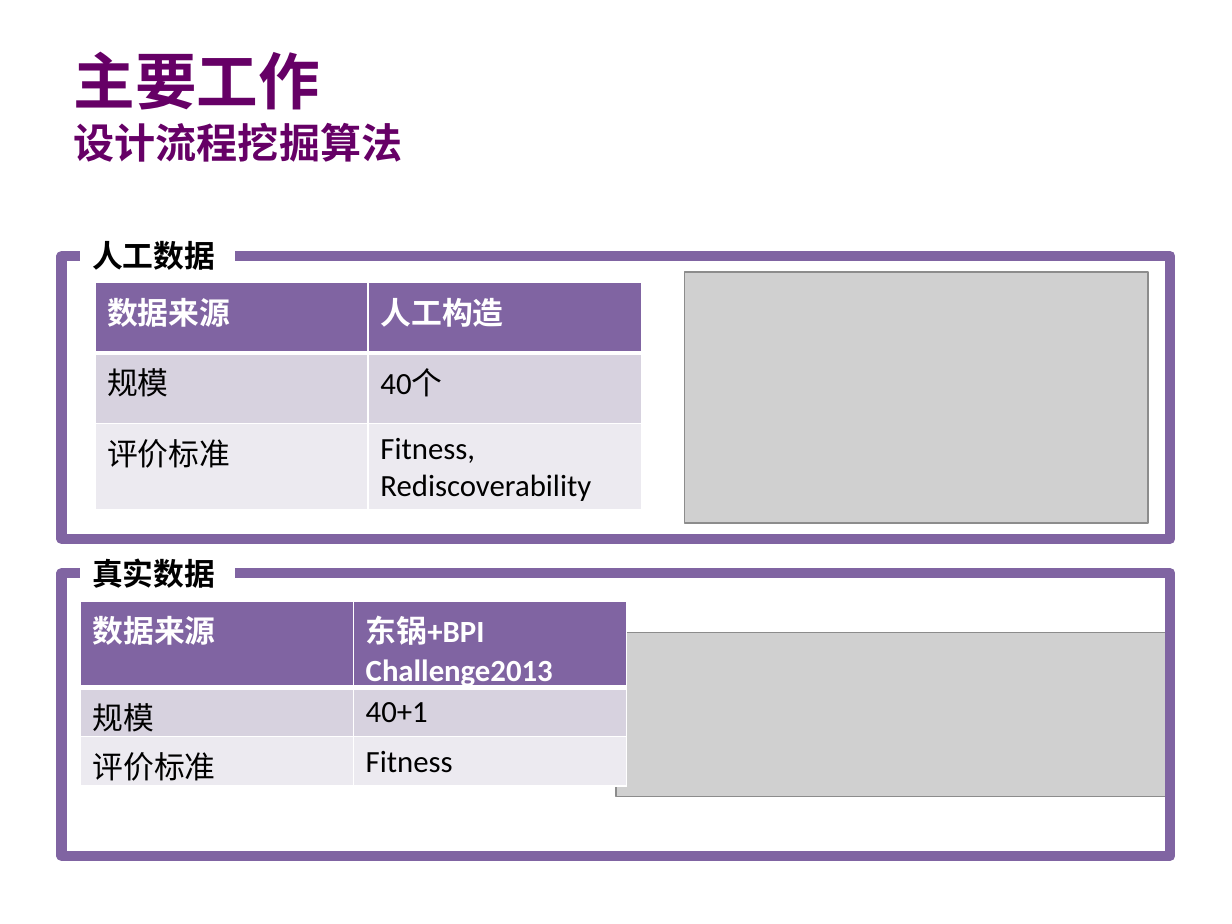
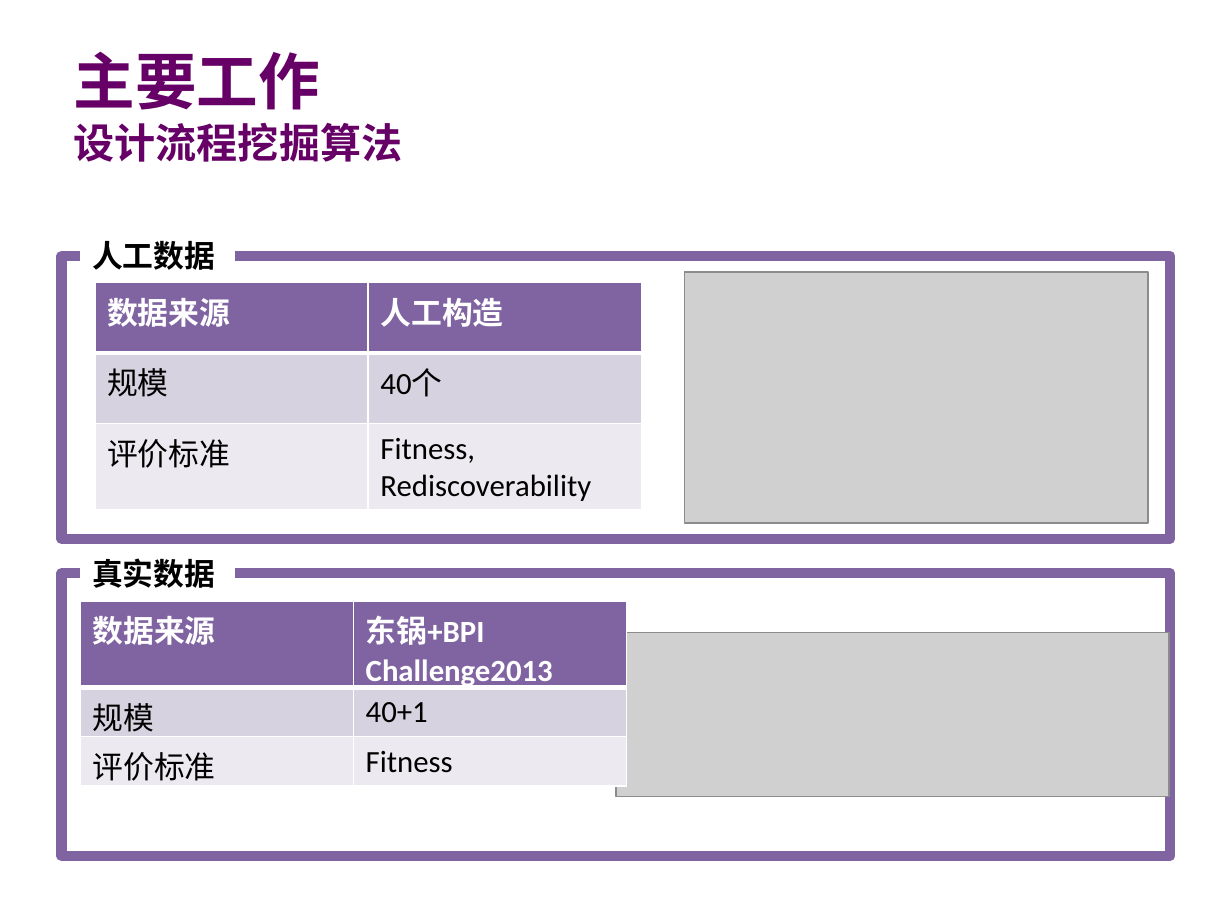
Before and after one commit to guoqinlong/Master-Thesis, a slide deck: slide 17 of 郭秦龙初稿汇报.pptx. Drawn at 1232x924 pixels with LibreOffice and Linux fonts; fonts in the diff are those of the drawing; grey boxes stand for pictures; background and template pictures are left out. Boxes give left, top, right and bottom in pixels: in the first picture for what was removed or moved away, otherwise in the second. Text is boxed around its words. In the diff, an @@ line names an element or a change of style, - is before the commit and + after.

```diff
--- a/郭秦龙初稿汇报.pptx
+++ b/郭秦龙初稿汇报.pptx
@@ rectangle at bbox=[62, 573, 1170, 855]: fill none to #FFFFFF @@
```
Also in this commit, not shown: 8 other slides changed.
